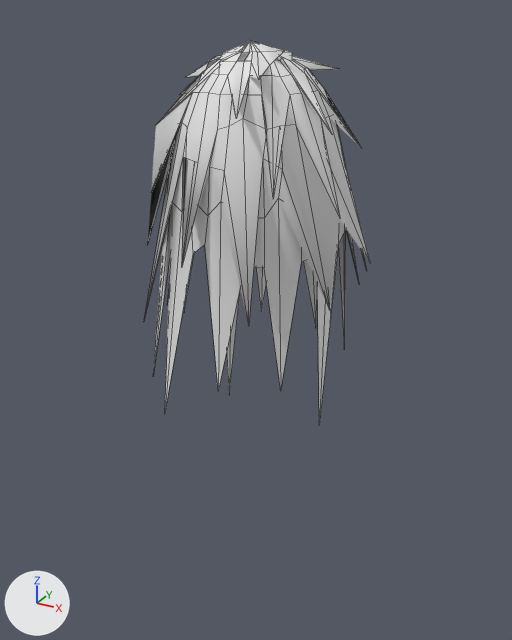
Renders of the FBX model Assets/Art/Characters/Effects/SpeedEffect.fbx from each side of a commit.
The view is the same before and after, from a camera (50 mm lens) standing at (2.39, -4.33, 0.85) and looking at (-0.02, 0.05, -1.34). The lights are fixed; the arrows at lower left show +X, +Y and +Z. Mesh edges are drawn as thin lines. Vertices at the same position are counted once.

The scene before the commit, as lines of its bpy script (objects in view):
```python
me_mesh = bpy.data.meshes.new('Mesh')
me_mesh.from_pydata(...)  # 258 vertices, 256 faces; spans x -0.85..0.87, y -0.82..0.83, z -2.28..0.66
ob_speedeffect = bpy.data.objects.new('SpeedEffect', me_mesh)
ob_speedeffect.location = (0.0, 0.0, 0.0)
ob_speedeffect.rotation_euler = (0.0, 0.0, -3.142)  # degrees (0, 0, -180)
```
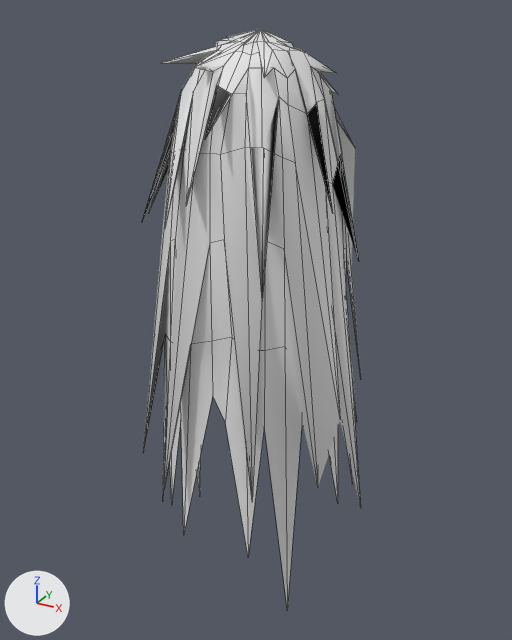
Location of each change, (x1, y1, x2, y2) in pixels of the pictures (512 x 640 px):
'SpeedEffect', reshaped, turned
    before: (144, 40, 370, 425)
    after: (143, 29, 361, 611)

The change, as a list of edits to the scene's bpy script:
```text
Change me_mesh:
    used by ob_speedeffect; location = (0.0, 0.0, 0.0); rotation_euler = (0.0, 0.0, -3.142), in degrees (0, 0, -180)
    remove me_mesh.from_pydata(...)  # 258 vertices, 256 faces; spans x -0.85..0.87, y -0.82..0.83, z -2.28..0.66
    add me_mesh.from_pydata(...)  # 258 vertices, 256 faces; spans x -0.94..0.96, y -0.9..0.92, z -3.64..0.72
    me_mesh part 1: 258 of 258 vertices moved; they spanned x -0.85..0.87, y -0.82..0.83, z -2.28..0.66 and now span x -0.94..0.96, y -0.9..0.92, z -3.64..0.72; mean shift (0.0, 0.0, -0.41); largest move (0.47, -0.37, -2.28) -> (0.52, -0.4, -3.64)
Change ob_speedeffect:
    ob_speedeffect.rotation_euler: (0.0, 0.0, -3.142) -> (0.0, 0.0, 0.0)  # degrees (0, 0, -180) -> degrees (0, 0, 0)
```
